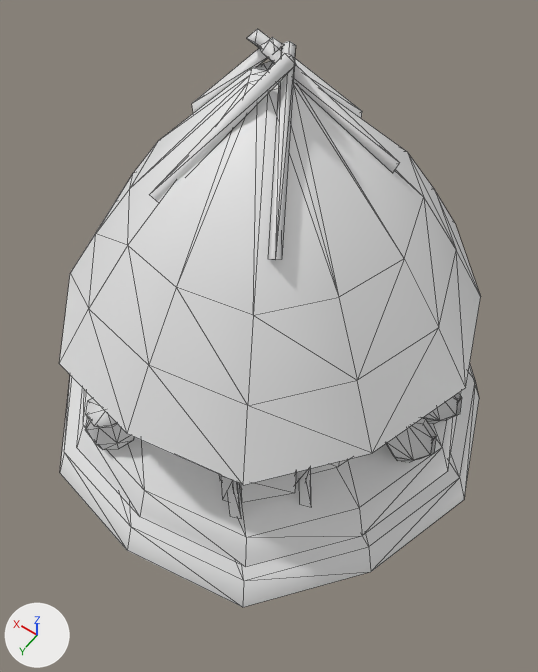
Two versions of the COLLADA model art/meshes/structural/chibchas/house_4.dae, one commit apart.
Both versions are drawn from a 50 mm camera at (-9.4, 13.6, 23.9) aimed at (-0.9, 1.6, 5.1). The lights are fixed; the arrows at lower left show +X, +Y and +Z. The first picture is the older version. Mesh edges are drawn as thin lines. Where no turn or scale is listed for an object, it has been applied to the vertices.

Objects in the first picture: 'house_4'.
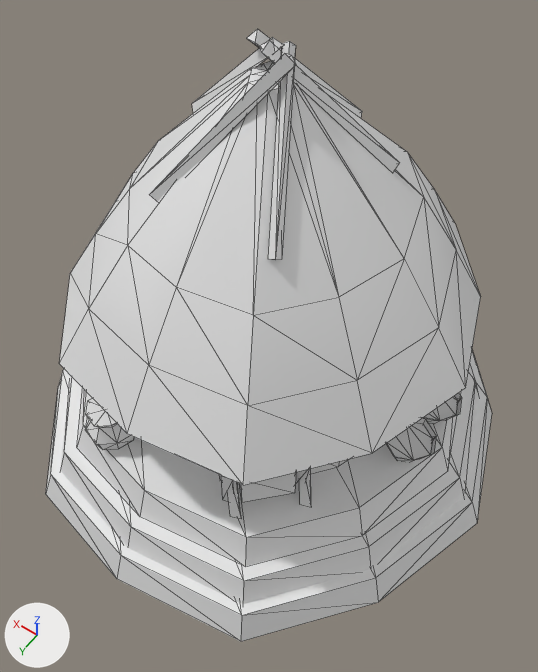
Where the newer file only moved an object's origin or applied its transform, the numbers keep the older frame.

Where the change shows, as pixel boxes [x1, y1, x2, y2] in the pictures (538 x 672 px):
'house_4', reshaped (6% taller)
    before: [59, 29, 481, 607]
    after: [46, 29, 492, 642]
part 1 of me_cubo_147, added
    after: [46, 351, 492, 642]

Edits to the bpy script that builds the scene:
```text
Change me_cubo_147:
    used by ob_house_4; location = (0.0, 0.0, 0.0)
    remove me_cubo_147.from_pydata(...)  # 709 vertices, 1091 faces; spans x -8.2..8.4, y -8.0..8.4, z -1.5..14.3
    add me_cubo_147.from_pydata(...)  # 733 vertices, 1125 faces; spans x -9.0..9.1, y -8.7..9.1, z -1.5..14.3
    me_cubo_147 part 1: the loose piece of 24 vertices spanning x -8.2..8.4, y -7.9..8.4, z -0.4..0.8 is copied, and the copy is scaled about its middle by (1.09, 1.09, 1), then moved by (0.0, 0.0, -1.0); it spans x -9.0..9.1, y -8.7..9.1, z -1.4..-0.3
```
